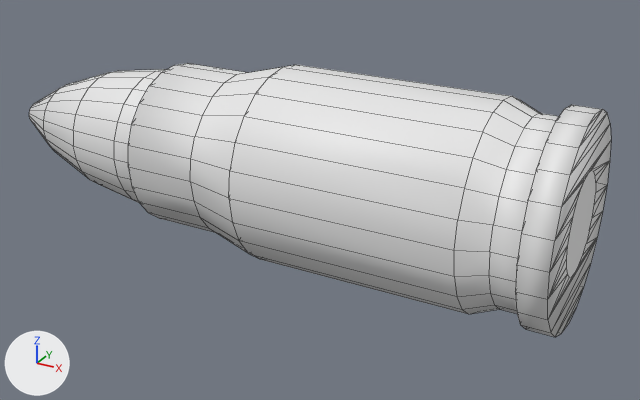
The OBJ model Assets/My Assets/Meshes/Bullets/AR Bullet.obj: old version first, new version second.
Both versions are drawn from a 50 mm camera at (1.05, -1.652, 0.753) aimed at (0.127, 0.027, -0.086). Lighting does not change. The marker at lower left points along +X, +Y and +Z. Mesh edges are drawn as thin lines. Where no turn or scale is listed for an object, it has been applied to the vertices.

In view in the first picture: 'AR_Ammo'.
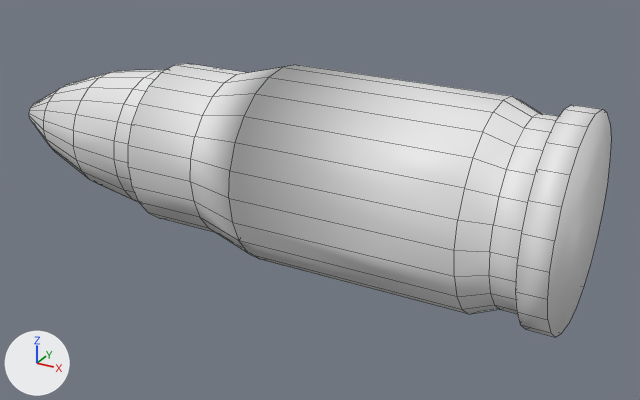
What differs and where, as boxes (x1, y1, x2, y2) in the pictures (640 x 400 px):
part 1 of me_ar_ammo, cut back
    both: (548, 109, 611, 337)

The change, as a diff of the scene's bpy script:
```diff
--- a/Assets/My Assets/Meshes/Bullets/AR Bullet.obj.py
+++ b/Assets/My Assets/Meshes/Bullets/AR Bullet.obj.py
@@ me_ar_ammo @@
 # used by ob_ar_ammo; location = (0.0, 0.0, 0.0)
-me_ar_ammo.from_pydata(...)  # 434 vertices, 510 faces; spans x -0.735..0.735, y -0.23..0.23, z -0.23..0.23
+me_ar_ammo.from_pydata(...)  # 360 vertices, 288 faces, 26 loose edges; spans x -0.735..0.735, y -0.23..0.23, z -0.23..0.23
+# me_ar_ammo part 1
+# 24 vertices are removed from x 0.735, y -0.109..0.109, z -0.109..0.109
+# 97 faces are deleted
+# 9 loose edges are added
+# 16 new faces join them
```
